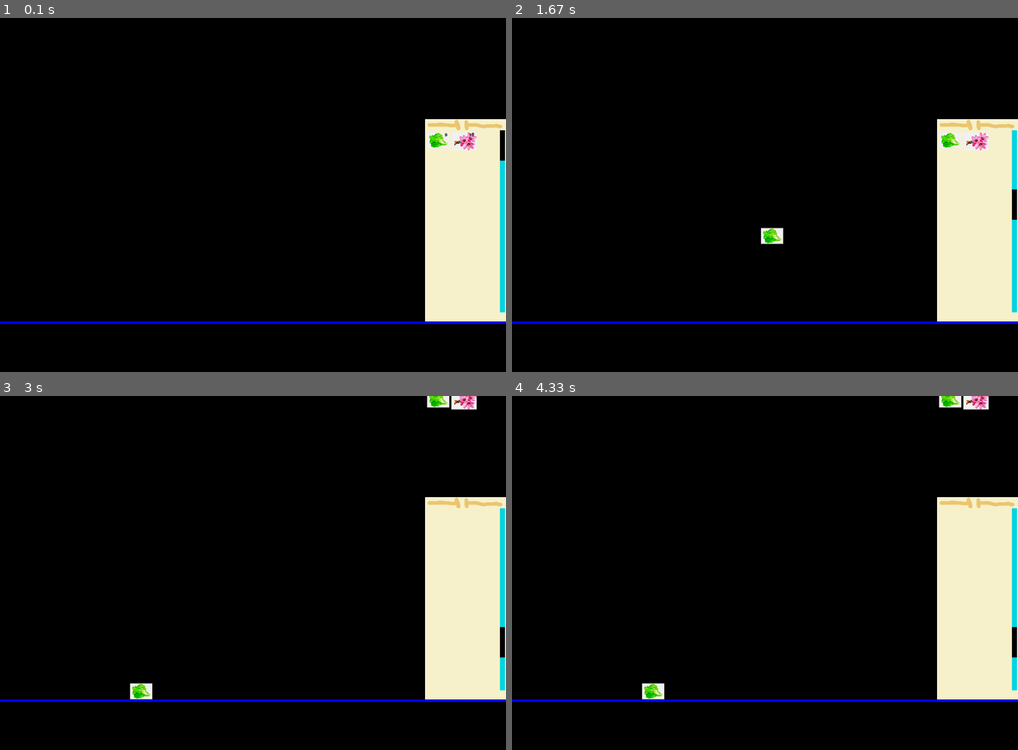
Above: before the commit, frames 1-4 (two rows, left to right).
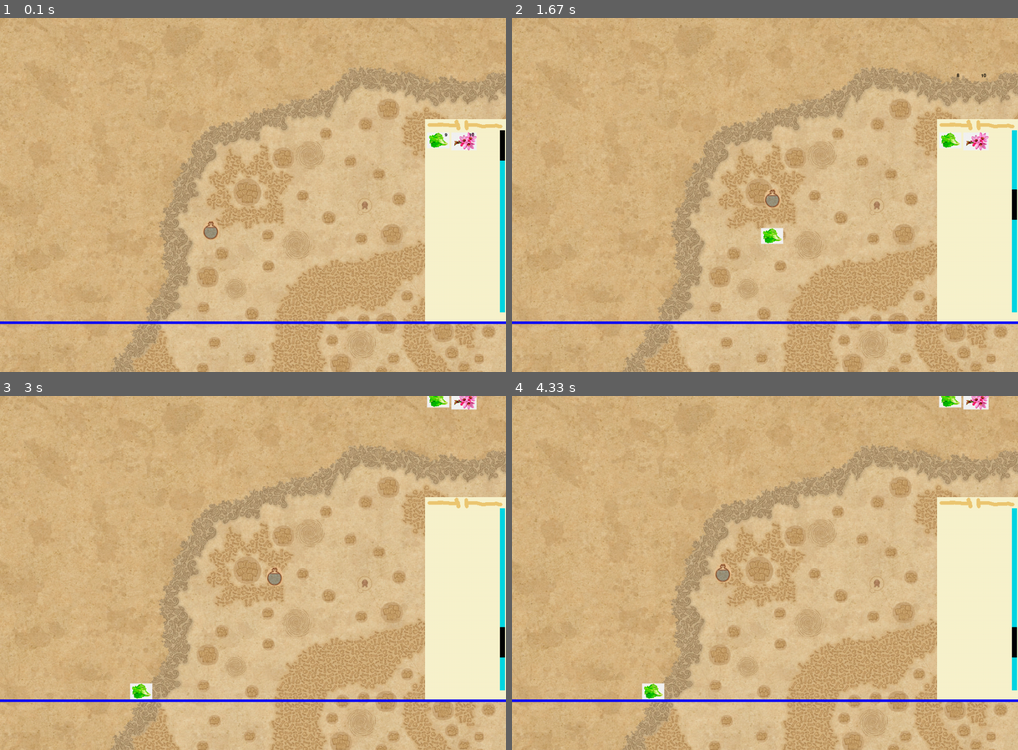
Above: after the commit, the same moments.

Repository: pumpkineater777/projectpygame
Game: pygame game, started from main.py
The game is run twice, just before and just after one commit, with the same random seed, the same clock (stepped at 60 frames per second) and the same inputs.
Inputs (mouse positions are in pixels of both pictures, inside the frame that each line leads up to):
- Up to frame 1 (0.1 s): no input
- Up to frame 2 (1.67 s): hold D 0.33-0.8 s; hold W 0.83-1.13 s; press the mouse at (952, 138) at 1.2 s; move the mouse to (861, 184) at 1.3 s; release the mouse at (770, 230) at 1.43 s; press the mouse at (1012, 145) at 1.53 s; move the mouse to (840, 205) at 1.63 s
- Up to frame 3 (3 s): release the mouse at (156, 643) at 1.77 s; press the mouse at (258, 626) at 1.87 s; move the mouse to (202, 654) at 1.97 s; release the mouse at (141, 682) at 2.1 s; hold D 2.17-2.63 s; hold A from 2.67 s (still down)
- Up to frame 4 (4.33 s): release A at 3.2 s; hold S 3.23-3.53 s; hold A 3.57-3.97 s; hold W from 4 s (still down)

The runs differ from the first frame. In frame 1, 90% of the frame differs, in the area x 0-100%, y 0-100%; in frame 2, 90%; in frame 3, 90%; in frame 4, 90%.

Commit message:
first git

Diff:
--- a/main.py
+++ b/main.py
@@ -2,6 +2,7 @@
 from ingridient import Ingridient
 from load_image import load_image
 from object import Object
+from porion import Potion
 
 fps = 30
 
@@ -17,6 +18,12 @@
 
     def mouse_over(self, mouse):
         return False
+
+
+class Map(OnlyImage):
+    def recoord(self, x, y):
+        self.rect.x = x
+        self.rect.y = y
 
 
 class Inridient_photo(OnlyImage):
@@ -54,6 +61,8 @@
     clock = pg.time.Clock()
     running = True
     entities = pg.sprite.Group()
+    map = Map(0, 0, "potioncraftmap.jpg")
+    entities.add(map)
     entities.add(OnlyImage(840, 200, "rightobject.png"))
     Bar = bar(988, 222)
     entities.add(Bar)
@@ -64,9 +73,13 @@
     clicked = None
     ingr = []
     INGR = {"letUS.png": 9, "flower1.png": 10}
+    inrgidientGroup = pg.sprite.Group()
     temp_x = 4
     temp_y = 4
+    hero = Potion(400, 400)
+    entities.add(hero)
     font = pg.font.Font(None, 14)
+    direc = [False, False, False, False]
     for elem in INGR:
         temp = Inridient_photo(840 + temp_x, 222 + temp_y, elem)
         entities.add(temp)
@@ -96,6 +109,7 @@
                             my_mouse[0] = event.pos[0] - elem.rect.x
                         elif elem in ingr:
                             temp = Ingridient(elem.rect.y, elem.rect.x, elem.name)
+                            inrgidientGroup.add(temp)
                             entities.add(temp)
                             clicked = temp
                             my_mouse[1] = event.pos[1] - elem.rect.y
@@ -104,17 +118,35 @@
                             if INGR[elem.name] == 0:
                                 INGR.pop(elem.name)
                                 elem.kill()
-                                print(INGR)
                                 ind = ingr.index(elem)
                                 ingr.pop(ind)
                         else:
                             clicked = elem
                             my_mouse[1] = event.pos[1] - elem.rect.y
                             my_mouse[0] = event.pos[0] - elem.rect.x
+            if event.type == pg.KEYDOWN:
+                if event.key == pg.K_w:
+                    direc[0] = True
+                if event.key == pg.K_d:
+                    direc[1] = True
+                if event.key == pg.K_s:
+                    direc[2] = True
+                if event.key == pg.K_a:
+                    direc[3] = True
+            if event.type == pg.KEYUP:
+                if event.key == pg.K_w:
+                    direc[0] = False
+                if event.key == pg.K_d:
+                    direc[1] = False
+                if event.key == pg.K_s:
+                    direc[2] = False
+                if event.key == pg.K_a:
+                    direc[3] = False
             if event.type == pg.MOUSEBUTTONUP:
                 clicked = None
         screen.fill("black")
-        entities.update(platforms)
+        hero.update(direc)
+        inrgidientGroup.update(platforms)
         if clicked != None:
             mouse_pos = pg.mouse.get_pos()
             clicked.update_mouse(mouse_pos, my_mouse)
--- /dev/null
+++ b/porion.py
@@ -0,0 +1,51 @@
+import pygame as pg
+from load_image import load_image
+
+move_speed = 7
+
+class Potion(pg.sprite.Sprite):
+    def __init__(self, x, y):
+        super().__init__()
+        self.image = load_image("potionlazy.png")
+        self.rect = self.image.get_rect()
+        self.rect.x = x
+        self.rect.y = y
+        self.vx = 0
+        self.vy = 0
+        self.direc = [0, 0]
+
+    def update(self, direc):
+        self.vy = 0
+        self.vx = 0
+        if direc[0]:
+            self.vy = -move_speed
+        if direc[1]:
+            self.vx = move_speed
+        if direc[2]:
+            self.vy = move_speed
+        if direc[3]:
+            self.vx = -move_speed
+        if self.direc[0] < 0 and direc[0]:
+            self.vy = -move_speed
+        if self.direc[0] > 0 and direc[2]:
+            self.vy = move_speed
+        if self.direc[1] < 0 and direc[3]:
+            self.vx = -move_speed
+        if self.direc[1] > 0 and direc[1]:
+            self.vx = move_speed
+        self.rect = self.rect.move(self.vx, self.vy)
+        if self.vy > 0:
+            self.direc[0] = 1
+        elif self.vy < 0:
+            self.direc[0] = -1
+        else:
+            self.direc[0] = 0
+        if self.vx > 0:
+            self.direc[1] = 1
+        elif self.vx < 0:
+            self.direc[1] = -1
+        else:
+            self.direc[1] = 0
+
+    def mouse_over(self, mouse):
+        return False
Binary file added: image/mapkill.png
Binary file added: image/potioncraftmap.jpg
Binary file added: image/potionlazy.png
